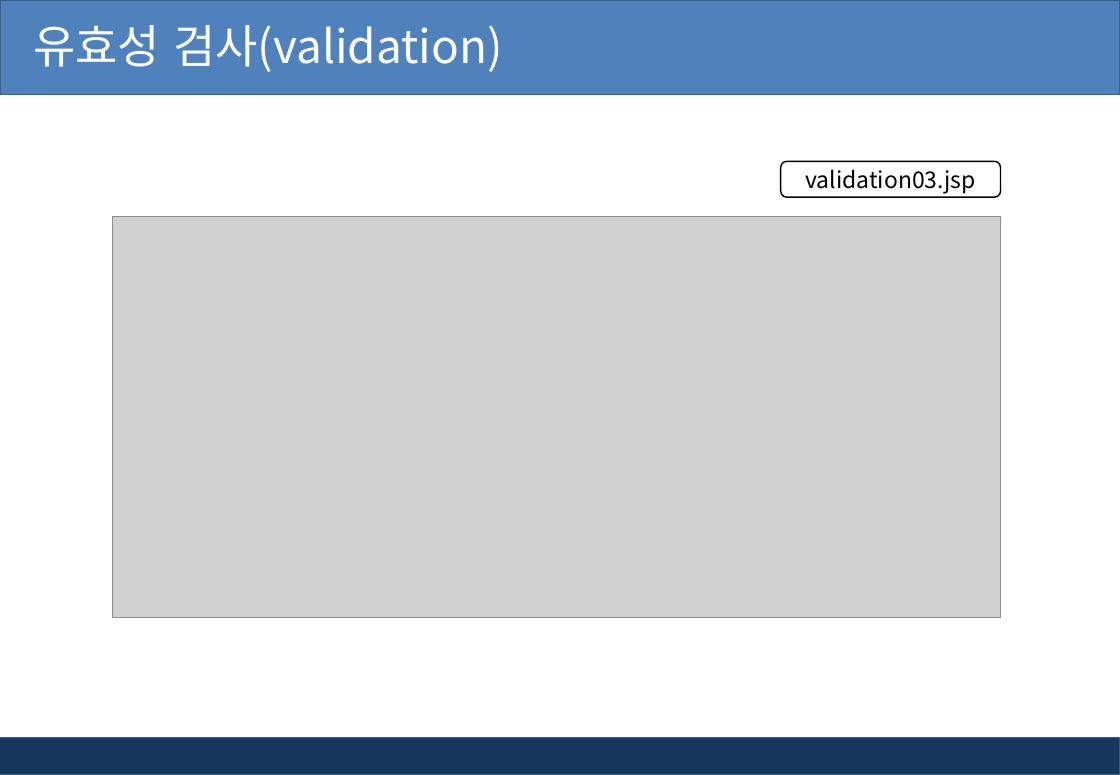
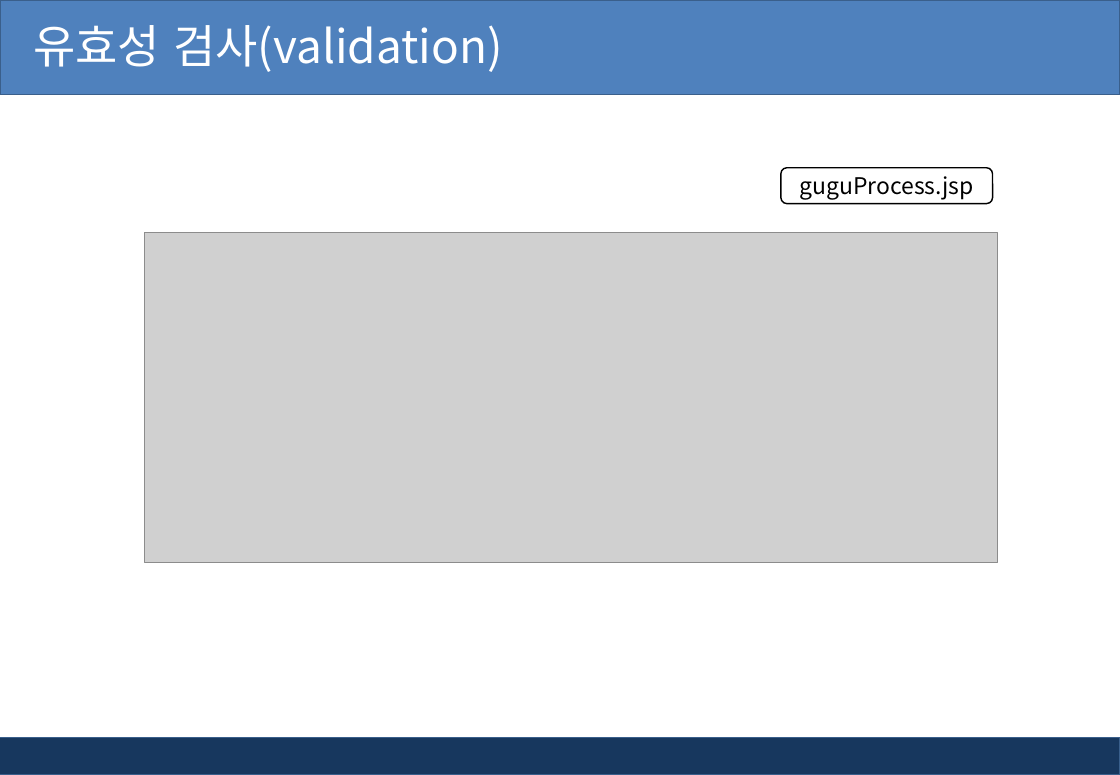
Before and after one commit to kiyongee2/green_project_web, a slide deck: slide 17 of jsp_ppt/6장. jsp 유효성검사와 정규표현식.pptx (slide 14 before the commit). Drawn at 1120x775 pixels with LibreOffice and Linux fonts; fonts in the diff are those of the drawing; grey boxes stand for pictures; background and template pictures are left out. Boxes give left, top, right and bottom in pixels: in the first picture for what was removed or moved away, otherwise in the second. Text is boxed around its words. In the diff, an @@ line names an element or a change of style, - is before the commit and + after.

```diff
--- a/jsp_ppt/6장. jsp 유효성검사와 정규표현식.pptx
+++ b/jsp_ppt/6장. jsp 유효성검사와 정규표현식.pptx
@@ rounded rectangle "guguProcess.jsp": place and size @@
-rounded rectangle "guguProcess.jsp" at (781,161,1001,198)
+rounded rectangle "guguProcess.jsp" at (781,168,993,204)
@@ text in rounded rectangle at (800,176,974,200): text changed @@
-validation03.jsp
+guguProcess.jsp
@@ picture: place and size @@
-picture at (113,217,1001,618)
+picture at (145,233,998,563)
```
Also in this commit, not shown: 8 other slides changed, 1 slide added, 4 slides removed, 16 other files.
